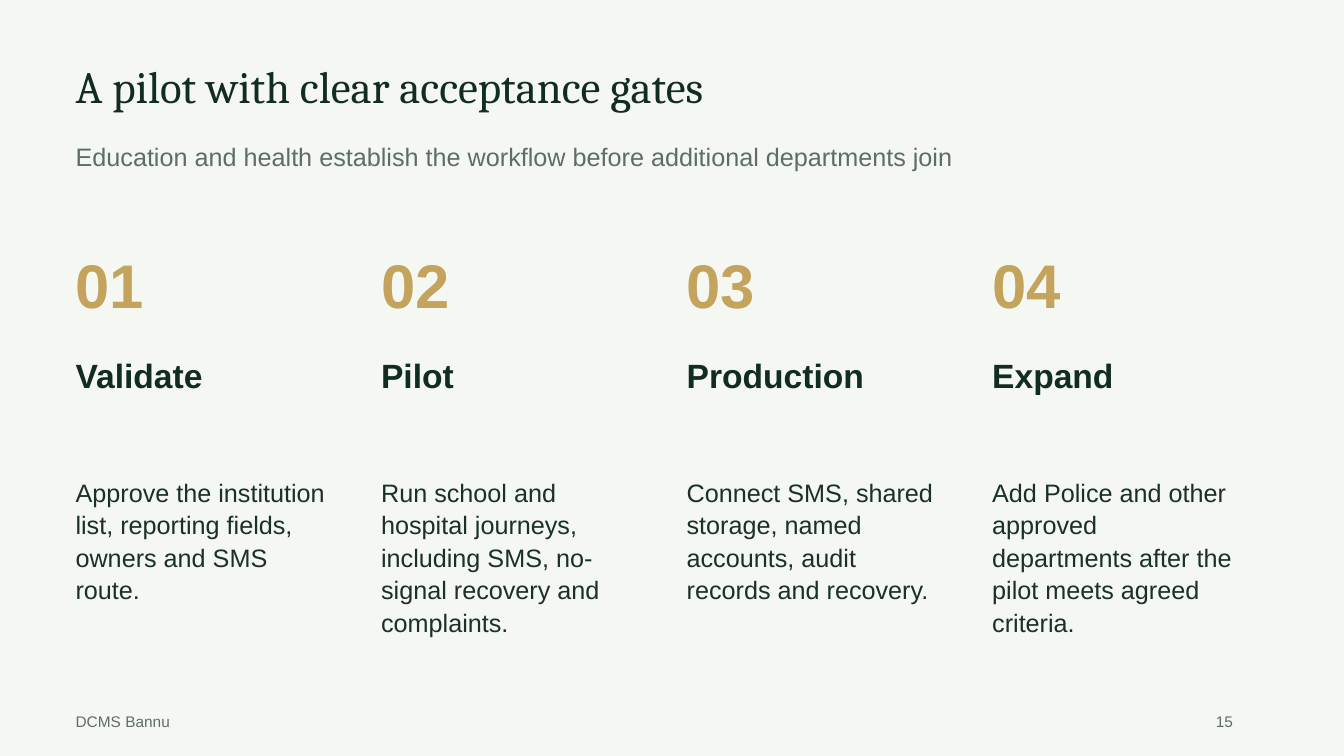
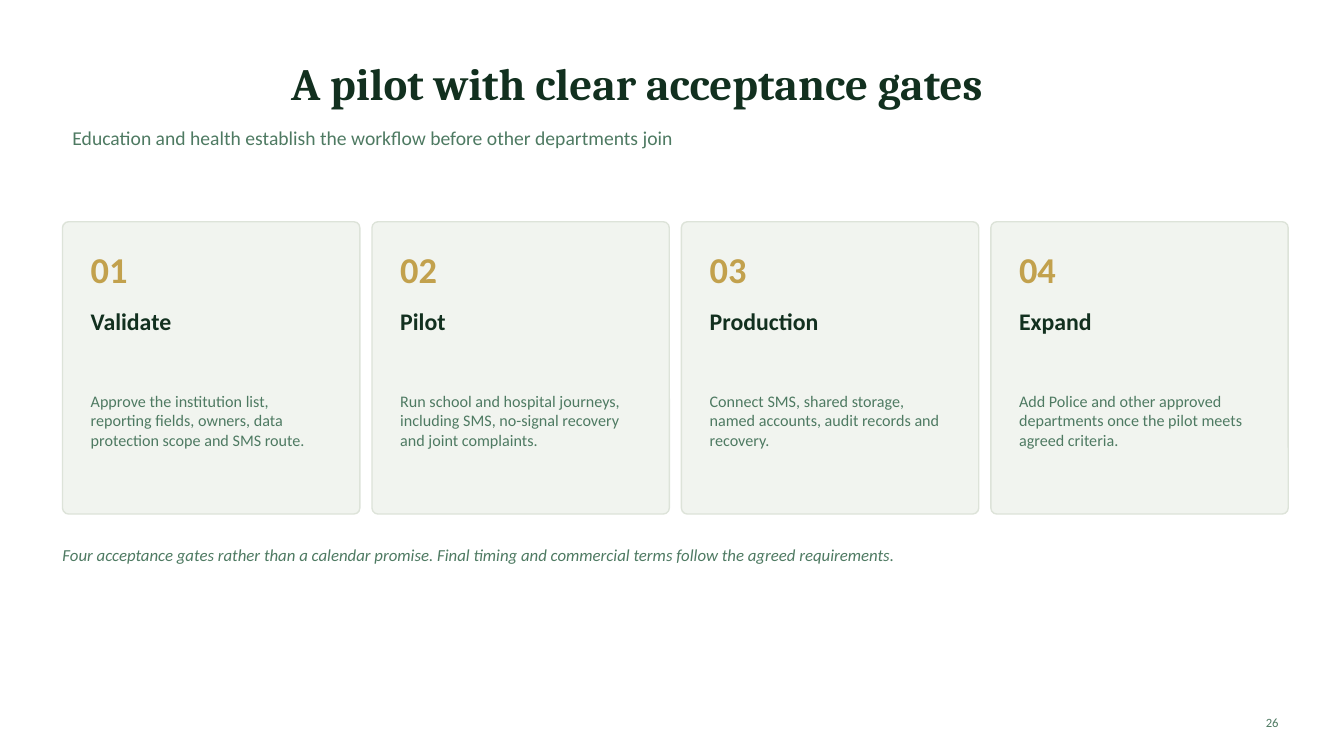
Before and after one commit to rizjaved8949/DC-Bannu-Portal, a slide deck: slide 26 of docs/DCMS_Bannu_Client_Pitch.pptx (slide 15 before the commit). Drawn at 1344x756 pixels with LibreOffice and Linux fonts; fonts in the diff are those of the drawing. Boxes give left, top, right and bottom in pixels: in the first picture for what was removed or moved away, otherwise in the second. Text is boxed around its words. In the diff, an @@ line names an element or a change of style, - is before the commit and + after.

```diff
--- a/docs/DCMS_Bannu_Client_Pitch.pptx
+++ b/docs/DCMS_Bannu_Client_Pitch.pptx
@@ background #F5F7F3 to #FFFFFF @@
@@ title "A pilot with clear acceptance ...": place and size @@
-title "A pilot with clear acceptance ..." at <box>76,72,703,113</box>
+title "A pilot with clear acceptance ..." at <box>291,69,983,110</box>
@@ title "A pilot with clear acceptance ..." at <box>291,69,983,110</box>: text colour #112C22 to #12301F, bold on; alignment left to centre; line spacing 1.08 to 1; vertical alignment top to middle @@
@@ text at <box>72,131,673,149</box>: text changed; size 18 to 14 pt; font Arial to Calibri; text colour #5D6E64 to #4E7A62 @@
-Education and health establish the workflow before additional departments join
+Education and health establish the workflow before other departments join
@@ rounded rectangle added at <box>63,222,360,514</box>, fill #F1F4EF, outline #DDE3D9 1 pt @@
@@ rounded rectangle added at <box>372,222,669,514</box>, fill #F1F4EF, outline #DDE3D9 1 pt @@
@@ rounded rectangle added at <box>682,222,979,514</box>, fill #F1F4EF, outline #DDE3D9 1 pt @@
@@ rounded rectangle added at <box>991,222,1289,514</box>, fill #F1F4EF, outline #DDE3D9 1 pt @@
@@ size 44 to 26 pt, font Arial to Calibri, text colour #C4A45D to #C2A14D; line spacing 1.08 to 1; vertical alignment top to middle in 4 elements at <box>1019,259,1056,283</box>, <box>710,259,747,283</box>, <box>400,259,437,283</box>, <box>91,259,128,283</box> @@
@@ text "01": place and size @@
-text "01" at <box>76,265,144,309</box>
+text "01" at <box>91,259,128,283</box>
@@ text "02": place and size @@
-text "02" at <box>381,265,449,309</box>
+text "02" at <box>400,259,437,283</box>
@@ text "03": place and size @@
-text "03" at <box>687,265,755,309</box>
+text "03" at <box>710,259,747,283</box>
@@ text "04": place and size @@
-text "04" at <box>992,265,1060,309</box>
+text "04" at <box>1019,259,1056,283</box>
@@ text "Validate": place and size @@
-text "Validate" at <box>76,363,203,389</box>
+text "Validate" at <box>91,313,172,330</box>
@@ text "Pilot": place and size @@
-text "Pilot" at <box>381,363,454,389</box>
+text "Pilot" at <box>400,313,445,330</box>
@@ text "Production": place and size @@
-text "Production" at <box>687,363,864,389</box>
+text "Production" at <box>710,313,819,330</box>
@@ size 24 to 17 pt, font Arial to Calibri, text colour #112C22 to #12301F; line spacing 1.08 to 1; vertical alignment top to middle in 4 elements at <box>91,313,172,330</box>, <box>400,313,445,330</box>, <box>710,313,819,330</box>, <box>1019,313,1092,334</box> @@
@@ text "Expand": place and size @@
-text "Expand" at <box>992,363,1113,395</box>
+text "Expand" at <box>1019,313,1092,334</box>
@@ vertical alignment top to middle in 3 elements at <box>400,396,619,449</box>, <box>1019,396,1243,449</box>, <box>91,396,305,449</box> @@
@@ text "Connect SMS, shared storage, named ...": place and size @@
-text "Connect SMS, shared storage, named ..." at <box>687,483,933,605</box>
+text "Connect SMS, shared storage, named ..." at <box>710,396,940,449</box>
@@ text "Connect SMS, shared storage, named ..." at <box>710,396,940,449</box>: size 18 to 11.5 pt, font Arial to Calibri, text colour #1B3028 to #4E7A62; line spacing 1.08 to 1; vertical alignment top to middle @@
@@ text at <box>91,396,305,449</box>: text changed; size 18 to 11.5 pt; font Arial to Calibri; text colour #1B3028 to #4E7A62 @@
-Approve the institution list, reporting fields, owners and SMS route.
+Approve the institution list, reporting fields, owners, data protection scope and SMS route.
@@ text at <box>400,396,619,449</box>: text changed; size 18 to 11.5 pt; font Arial to Calibri; text colour #1B3028 to #4E7A62 @@
-Run school and hospital journeys, including SMS, no-signal recovery and complaints.
+Run school and hospital journeys, including SMS, no-signal recovery and joint complaints.
@@ text at <box>1019,396,1243,449</box>: text changed; size 18 to 11.5 pt; font Arial to Calibri; text colour #1B3028 to #4E7A62 @@
-Add Police and other approved departments after the pilot meets agreed criteria.
+Add Police and other approved departments once the pilot meets agreed criteria.
@@ text added at <box>62,549,894,564</box>, 12 pt, text #4E7A62, italic @@
+Four acceptance gates rather than a calendar promise. Final timing and commercial terms follow the agreed requirements.
@@ text removed at <box>76,716,170,727</box> @@
-DCMS Bannu
@@ text removed at <box>1216,716,1233,727</box> @@
-15
@@ page number added at <box>1266,718,1279,727</box>, 9 pt, text #4E7A62 @@
+26
```
Also in this commit, not shown: 11 other slides changed, 19 slides added, 8 slides removed, 25 other files.
